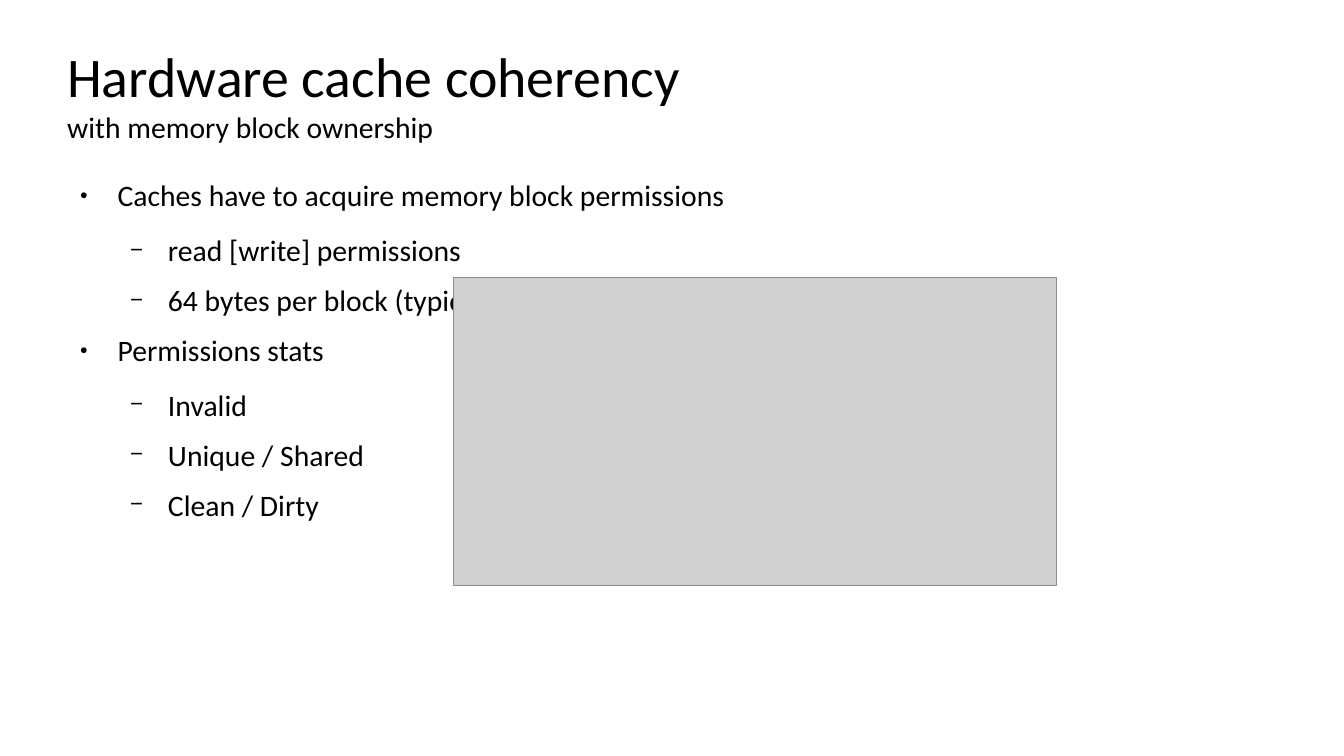
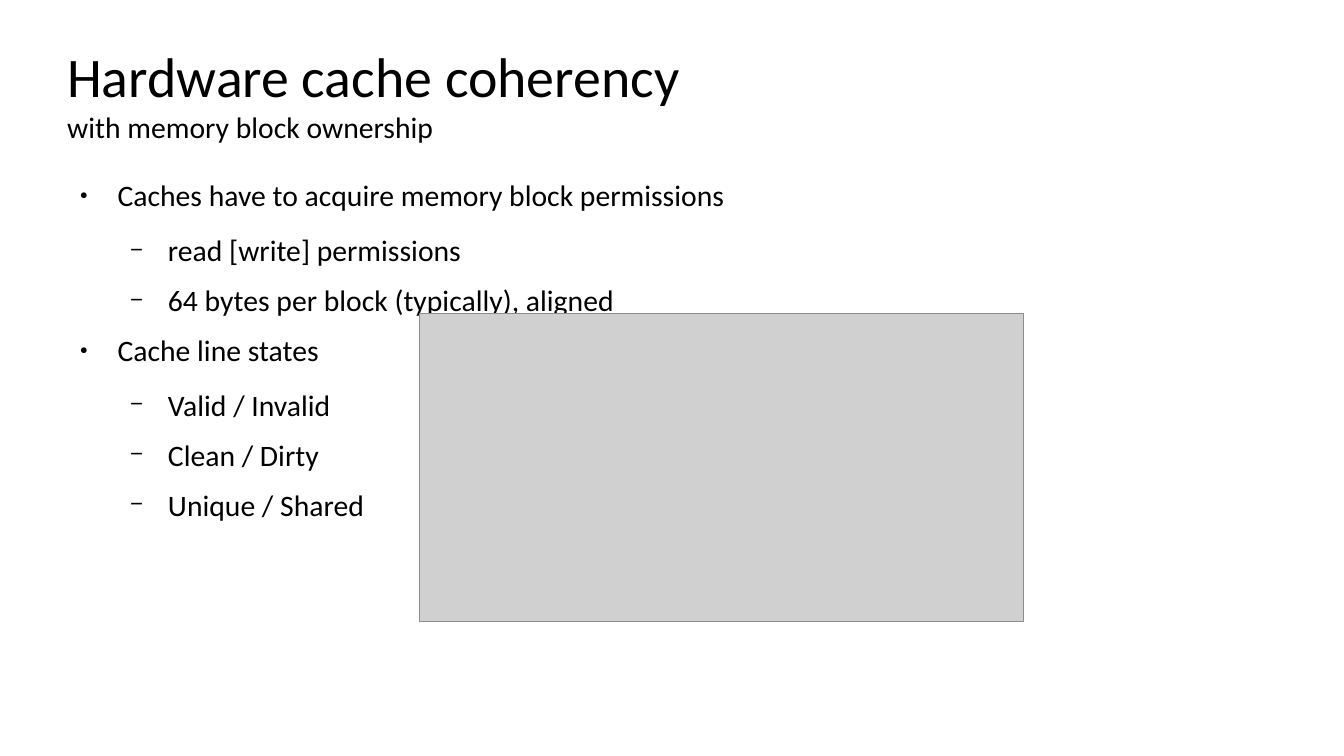
Before and after one commit to SpinalHDL/SpinalDoc, a slide deck: slide 36 of presentation/en/37c3_271223/37c3_271223.odp (slide 21 before the commit). Drawn at 1344x756 pixels with LibreOffice and Linux fonts; fonts in the diff are those of the drawing; grey boxes stand for pictures. Boxes give left, top, right and bottom in pixels: in the first picture for what was removed or moved away, otherwise in the second. Text is boxed around its words. In the diff, an @@ line names an element or a change of style, - is before the commit and + after.

```diff
--- a/presentation/en/37c3_271223/37c3_271223.odp
+++ b/presentation/en/37c3_271223/37c3_271223.odp
@@ picture: place and size @@
-picture at [453,277,1057,586]
+picture at [420,314,1024,622]
@@ text at [118,340,330,471]: text changed @@
-● Permissions stats
-  − Invalid
+● Cache line states
+  − Valid / Invalid
+  − Clean / Dirty
@@ text at [168,495,319,521]: paragraph removed @@
-  − Clean / Dirty
```
Also in this commit, not shown: 20 other slides changed, 5 slides added, 2 other files.
